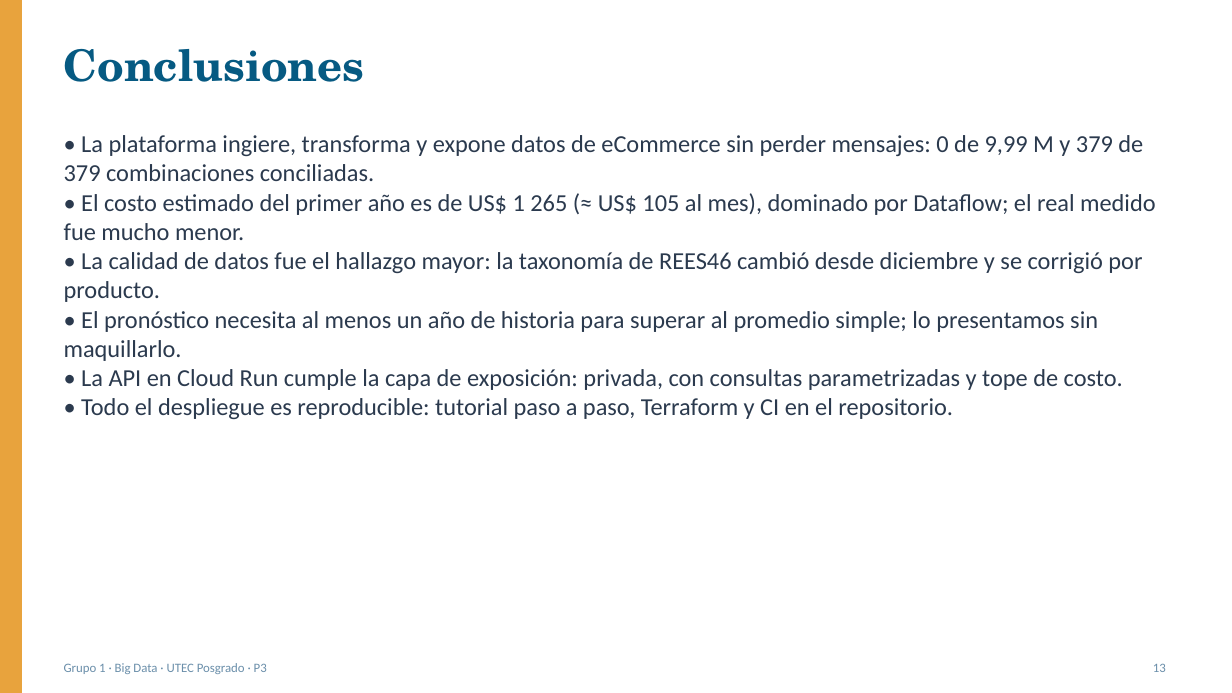
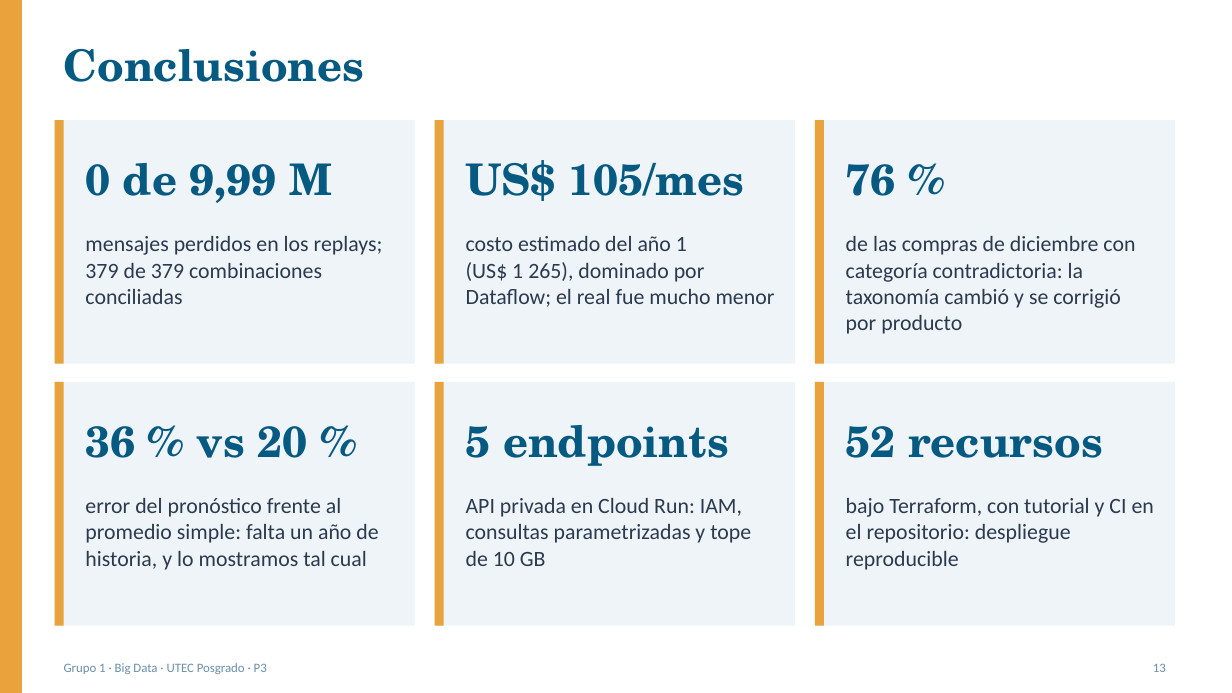
Before and after one commit to RVargasC22/bigdata-g1-ecommerce-gcp, a slide deck: slide 13 of docs/p3/Sustentacion_P3.pptx. Drawn at 1232x693 pixels with LibreOffice and Linux fonts; fonts in the diff are those of the drawing. Boxes give left, top, right and bottom in pixels: in the first picture for what was removed or moved away, otherwise in the second. Text is boxed around its words. In the diff, an @@ line names an element or a change of style, - is before the commit and + after.

```diff
--- a/docs/p3/Sustentacion_P3.pptx
+++ b/docs/p3/Sustentacion_P3.pptx
@@ rectangle added at (55, 120, 415, 364), fill #EEF4F8 @@
@@ rectangle added at (55, 120, 64, 364), fill #E8A33D @@
@@ text removed at (64, 135, 1156, 419) @@
-• La plataforma ingiere, transforma y expone datos de eCommerce sin perder mensajes: 0 de 9,99 M y 379 de 379 combinaciones conciliadas.
-• El costo estimado del primer año es de US$ 1 265 (≈ US$ 105 al mes), dominado por Dataflow; el real medido fue mucho menor.
-• La calidad de datos fue el hallazgo mayor: la taxonomía de REES46 cambió desde diciembre y se corrigió por producto.
-• El pronóstico necesita al menos un año de historia para superar al promedio simple; lo presentamos sin maquillarlo.
-• La API en Cloud Run cumple la capa de exposición: privada, con consultas parametrizadas y tope de costo.
-• Todo el despliegue es reproducible: tutorial paso a paso, Terraform y CI en el repositorio.
@@ rectangle added at (434, 120, 795, 364), fill #EEF4F8 @@
@@ rectangle added at (434, 120, 444, 364), fill #E8A33D @@
@@ rectangle added at (815, 120, 1176, 364), fill #EEF4F8 @@
@@ rectangle added at (815, 120, 824, 364), fill #E8A33D @@
@@ text added at (85, 163, 332, 203), 34 pt, text #065A82, bold @@
+0 de 9,99 M
@@ text added at (466, 160, 744, 201), 34 pt, text #065A82, bold @@
+US$ 105/mes
@@ text added at (846, 164, 896, 196), 34 pt, text #065A82, bold @@
+76 %
@@ text added at (85, 236, 383, 304), 17 pt, text #2B3A4E @@
+mensajes perdidos en los replays; 379 de 379 combinaciones conciliadas
@@ text added at (466, 236, 775, 307), 17 pt, text #2B3A4E @@
+costo estimado del año 1 (US$ 1 265), dominado por Dataflow; el real fue mucho menor
@@ text added at (846, 236, 1135, 334), 17 pt, text #2B3A4E @@
+de las compras de diciembre con categoría contradictoria: la taxonomía cambió y se corrigió por producto
@@ rectangle added at (55, 382, 415, 626), fill #EEF4F8 @@
@@ rectangle added at (55, 382, 64, 626), fill #E8A33D @@
@@ rectangle added at (434, 382, 795, 626), fill #EEF4F8 @@
@@ rectangle added at (434, 382, 444, 626), fill #E8A33D @@
@@ rectangle added at (815, 382, 1176, 626), fill #EEF4F8 @@
@@ rectangle added at (815, 382, 824, 626), fill #E8A33D @@
@@ text added at (85, 426, 307, 458), 34 pt, text #065A82, bold @@
+36 % vs 20 %
@@ text added at (466, 425, 729, 466), 34 pt, text #065A82, bold @@
+5 endpoints
@@ text added at (846, 426, 1103, 458), 34 pt, text #065A82, bold @@
+52 recursos
@@ text added at (85, 498, 378, 570), 17 pt, text #2B3A4E @@
+error del pronóstico frente al promedio simple: falta un año de historia, y lo mostramos tal cual
@@ text added at (466, 498, 751, 566), 17 pt, text #2B3A4E @@
+API privada en Cloud Run: IAM, consultas parametrizadas y tope de 10 GB
@@ text added at (846, 498, 1154, 570), 17 pt, text #2B3A4E @@
+bajo Terraform, con tutorial y CI en el repositorio: despliegue reproducible
```
Also in this commit, not shown: 4 other slides changed, 1 other file.
